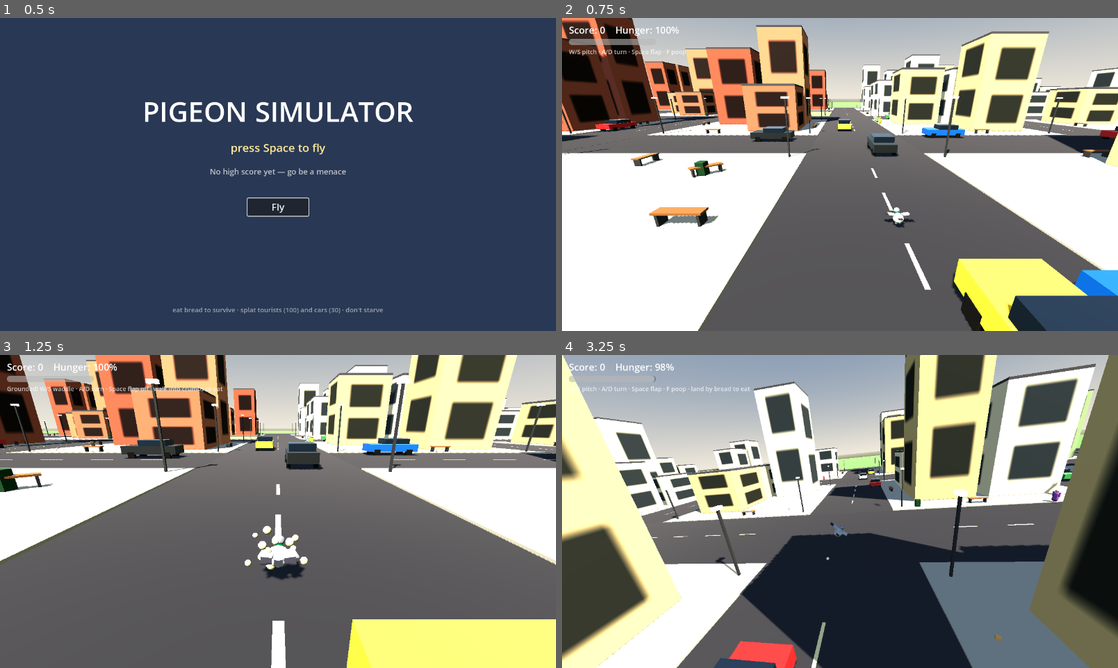
Above: before the commit, frames 1-4 (two rows, left to right).
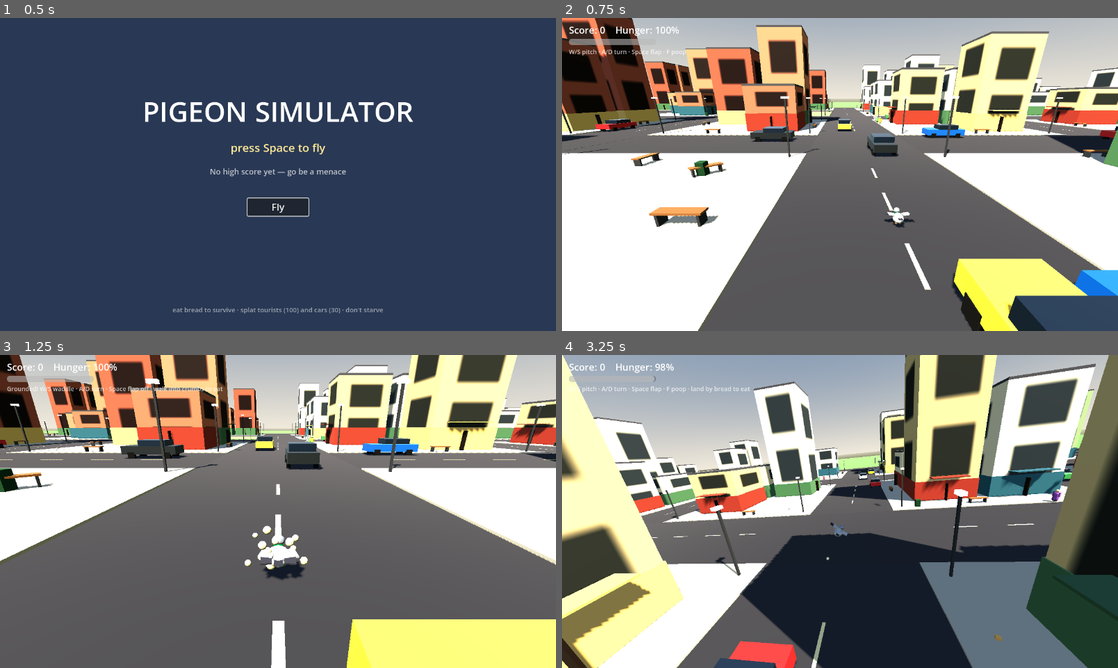
Above: after the commit, the same moments.

Repository: seandmatthews/pigeon-simulator
Game: Godot game, scene res://scenes/menu.tscn
The game is run twice, just before and just after one commit, with the same random seed, the same clock (stepped at 60 frames per second) and the same inputs. Sound files missing from this copy of the repository are replaced by a short silence.
Inputs (mouse positions are in pixels of both pictures, inside the frame that each line leads up to):
- Up to frame 1 (0.5 s): no input
- Up to frame 2 (0.75 s): click "Fly" at 0.5 s
- Up to frame 3 (1.25 s): no input
- Up to frame 4 (3.25 s): move the mouse to (962, 495) at 1.27 s; hold D (turn_right) 1.28-2 s; tap F (poop) at 1.35, 2.85 s; click (962, 495) at 1.42 s; tap Space (flap) at 1.52, 1.82 s; drag from (728, 527) to (812, 574) at 2.02 s; move the mouse to (895, 442) at 2.77 s; hold D (turn_right) from 2.78 s (still down)

Frame 1 is identical in both runs. In frame 2, 3.9% of the frame differs, in the area x 0-100%, y 26-48%; in frame 3, 4.2%; in frame 4, 12%, in the area x 0-100%, y 28-100%.

Commit message:
feat(world): shopfront ground floors — banded street level with street-facing doors and awnings (T-017)

Diff:
--- a/scripts/city.gd
+++ b/scripts/city.gd
@@ -34,6 +34,17 @@
 const COLOR_METAL := Color(0.25, 0.26, 0.28)
 const COLOR_BIN := Color(0.16, 0.30, 0.20)
 const COLOR_LAMP_GLOW := Color(1.0, 0.9, 0.6)
+const COLOR_DOOR := Color(0.18, 0.14, 0.12)
+## Ground-floor shopfront palette (T-017): cafés, bakeries, bookshops and delis,
+## so the street level reads as shop rows instead of blank office walls. Kept
+## well apart from all four district families (the harness asserts the means
+## stay > 0.1 apart in RGB).
+const SHOPFRONT_PALETTE: Array[Color] = [
+	Color(0.62, 0.28, 0.22), ## Café red-brown.
+	Color(0.85, 0.72, 0.45), ## Bakery cream.
+	Color(0.34, 0.48, 0.36), ## Bookshop green.
+	Color(0.26, 0.42, 0.48), ## Deli teal.
+]
 
 @export_group("Layout")
 ## Fixed M1 seed — same city every run so runs and scores stay comparable.
@@ -78,6 +89,9 @@
 @export var bench_chance: float = 0.75 ## Chance each block edge gets a bench.
 @export var bin_chance: float = 0.6 ## Chance each block gets a trash bin.
 
+@export_group("Shopfronts")
+@export var awning_chance: float = 0.6 ## Share of buildings whose shop door gets an awning (T-017).
+
 @export_group("Traffic")
 ## Driving-lane center beyond the block edge (m) — ring-road corners sit at
 ## this offset. With the 1.9 m car width this keeps ~0.55 m to the parked
@@ -92,7 +106,9 @@
 ## Hash of the whole generated layout; equal fingerprints mean an identical city.
 var fingerprint: int = 0
 ## One entry per building: `center` (global footprint center), `size` (XZ
-## footprint), `top` (global roof height). Tests and later tickets read this.
+## footprint), `top` (global roof height), plus the T-013 palette members
+## (`district`, `color`) and the T-017 shopfront members (`lot_offset`,
+## `shop_color`, `door_face`, `has_awning`). Tests and later tickets read this.
 var buildings: Array[Dictionary] = []
 ## Summary of the last generation — the sim harness asserts the guarantees on it.
 var last_report: Dictionary = {}
@@ -120,6 +136,11 @@
 	get: return blocks_per_side * block_pitch + road_width
 
 var _rng := RandomNumberGenerator.new()
+## Dedicated stream for the T-017 shopfront decoration: seeding it separately
+## keeps the layout stream (floors, colors, lots, parks, props) byte-identical
+## to the pre-shopfront city — only the decoration and the fingerprint entries
+## it appends are new.
+var _shop_rng := RandomNumberGenerator.new()
 var _meshes: Dictionary = {} ## MultiMesh key -> shared unit BoxMesh for that key.
 var _visuals: Dictionary = {} ## MultiMesh key -> {xfs: Array, colors: Array}.
 var _static_root: Node3D
@@ -142,6 +163,7 @@
 	seed_value = new_seed
 	_clear()
 	_rng.seed = seed_value
+	_shop_rng.seed = seed_value
 	_meshes = {}
 	_visuals = {}
 	_counts = {"buildings": 0, "parks": 0, "benches": 0, "lamps": 0, "bins": 0}
@@ -291,6 +313,9 @@
 		"lamp_post": _unit_box(_flat_material(COLOR_METAL)),
 		"lamp_head": _unit_box(_glow_material(COLOR_LAMP_GLOW)),
 		"bin": _unit_box(_flat_material(COLOR_BIN)),
+		"shopfront": _unit_box(_vertex_color_material()),
+		"awning": _unit_box(_vertex_color_material()),
+		"door": _unit_box(_flat_material(COLOR_DOOR)),
 	}
 
 
@@ -382,10 +407,13 @@
 				kept.append(q)
 		lots = kept ## Duo — one alley through the block.
 	for q in lots:
-		_add_building(center + Vector3(q.x * lot * 0.5, 0.0, q.y * lot * 0.5), footprint, district)
-
-
-func _add_building(base_center: Vector3, footprint: float, district: int) -> void:
+		var lot_offset := Vector2(q.x * lot * 0.5, q.y * lot * 0.5)
+		_add_building(center + Vector3(lot_offset.x, 0.0, lot_offset.y), footprint, district,
+				lot_offset)
+
+
+func _add_building(base_center: Vector3, footprint: float, district: int,
+		lot_offset: Vector2) -> void:
 	var floors := _rng.randi_range(building_floors_min, building_floors_max)
 	var wall_h := floors * floor_height
 	var total_h := wall_h + roof_slab_height
@@ -397,6 +425,7 @@
 	_add_mm("roof", _box_xf(
 			base_center + Vector3(0.0, block_slab_height + wall_h + roof_slab_height * 0.5, 0.0),
 			Vector3(footprint, roof_slab_height, footprint)))
+	var shop := _add_shopfront(base_center, footprint, lot_offset)
 	_add_collider("Buildings",
 			Vector3(footprint, total_h, footprint),
 			base_center + Vector3(0.0, block_slab_height + total_h * 0.5, 0.0))
@@ -406,10 +435,16 @@
 		"top": to_global(Vector3(0.0, block_slab_height + total_h, 0.0)).y,
 		"district": district, ## Which district palette the facade wore (T-013).
 		"color": color, ## The facade color itself — tests assert palette membership (T-013).
+		"lot_offset": lot_offset, ## City-local offset from the block center (T-017 street-face rule).
+		"shop_color": shop.color, ## Ground-floor band color — tests assert palette membership (T-017).
+		"door_face": shop.door_face, ## 0=+x 1=-x 2=+z 3=-z — must be one of the lot's street faces (T-017).
+		"has_awning": shop.has_awning, ## Whether the door got its awning (T-017).
 	})
 	_max_roof = maxf(_max_roof, total_h)
 	_counts.buildings += 1
 	_fp.append(["b", base_center.x, base_center.z, footprint, wall_h, color.r, color.g, color.b])
+	_fp.append(["shop", base_center.x, base_center.z, shop.color.r, shop.color.g, shop.color.b,
+			shop.door_face, 1 if shop.has_awning else 0])
 	## Spawn-plaza guarantee: no footprint may intrude into the clear radius.
 	var half := footprint * 0.5
 	var closest := Vector2(
@@ -417,6 +452,51 @@
 			clampf(_plaza_center.z, base_center.z - half, base_center.z + half))
 	if Vector2(_plaza_center.x, _plaza_center.z).distance_to(closest) < spawn_clear_radius:
 		_plaza_clear = false
+
+
+## Ground-floor shopfront (T-017): a colored band around the whole ground floor,
+## plus a door — and often an awning over it — on ONE street-facing face. All
+## rolls come from the dedicated `_shop_rng`, so the layout stream is untouched.
+## Face indices: 0=+x, 1=-x, 2=+z, 3=-z. The street faces of a lot are the two
+## whose outward normal points away from the block center; the other two look
+## into the `lot_gap` alley, where facing awnings at the same height would
+## interpenetrate. The awning is deliberately visual-only (no collider — see
+## the ticket's Decisions).
+func _add_shopfront(base_center: Vector3, footprint: float, lot_offset: Vector2) -> Dictionary:
+	var shop_color: Color = SHOPFRONT_PALETTE[
+			_shop_rng.randi_range(0, SHOPFRONT_PALETTE.size() - 1)]
+	var band_h := 2.4
+	var band_outset := 0.12
+	_add_mm("shopfront", _box_xf(
+			base_center + Vector3(0.0, block_slab_height + band_h * 0.5, 0.0),
+			Vector3(footprint + band_outset, band_h, footprint + band_outset)), shop_color)
+	var street_faces: Array[int] = []
+	if lot_offset.x > 0.0:
+		street_faces.append(0) ## +x
+	elif lot_offset.x < 0.0:
+		street_faces.append(1) ## -x
+	if lot_offset.y > 0.0:
+		street_faces.append(2) ## +z
+	elif lot_offset.y < 0.0:
+		street_faces.append(3) ## -z
+	var door_face: int = street_faces[_shop_rng.randi_range(0, street_faces.size() - 1)]
+	var face_normal: Vector3 = [Vector3.RIGHT, Vector3.LEFT, Vector3.BACK, Vector3.FORWARD][door_face]
+	var door_size := Vector3(0.95, 2.05, 0.1) if absf(face_normal.x) > 0.5 \
+			else Vector3(0.1, 2.05, 0.95)
+	_add_mm("door", _box_xf(
+			base_center + face_normal * (footprint * 0.5 + band_outset + 0.01)
+					+ Vector3(0.0, block_slab_height + 1.025, 0.0),
+			door_size))
+	var has_awning := _shop_rng.randf() < awning_chance
+	if has_awning:
+		var awn_depth := 1.3
+		var awn_size := Vector3(awn_depth, 0.09, footprint * 0.55) if absf(face_normal.x) > 0.5 \
+				else Vector3(footprint * 0.55, 0.09, awn_depth)
+		_add_mm("awning", _box_xf(
+				base_center + face_normal * (footprint * 0.5 + awn_depth * 0.5)
+						+ Vector3(0.0, block_slab_height + 2.9, 0.0),
+				awn_size), shop_color.darkened(0.15))
+	return {"color": shop_color, "door_face": door_face, "has_awning": has_awning}
 
 
 ## The spawn plaza: an open paved block — benches around a clear middle,
--- a/tests/sim_test.gd
+++ b/tests/sim_test.gd
@@ -91,6 +91,7 @@
 	await _scenario_city_roof()
 	await _scenario_city_sidewalk()
 	await _scenario_city_district_palettes()
+	await _scenario_city_shopfronts()
 	await _scenario_hunger_drain()
 	await _scenario_hunger_game_over()
 	await _scenario_bread_eating()
@@ -586,6 +587,81 @@
 			"members=%s distinct=%s mapping=%s districts_seen=%d/%d" % [
 					members_ok, distinct, mapping_ok,
 					districts_seen.size(), _city.DISTRICT_PALETTES.size()])
+
+
+## --- scenarios (T-017 shopfront ground floors) ------------------------------
+
+
+## Every building wears a ground-floor shop band, a door on one of its two
+## street-facing faces, and the seeded share of awnings; the shopfront palette
+## stays measurably distinct from all four district palettes. Under the fixed
+## seed every roll is deterministic, so coverage is asserted at 100% and the
+## awning count is pinned to the seed's exact draw (104 of 146 = 71.2% for
+## awning_chance 0.6 at seed 20260928 — retune the pin if the chance changes).
+func _scenario_city_shopfronts() -> void:
+	var members_ok := true
+	var doors_on_street := true
+	var awnings := 0
+	for info in _city.buildings:
+		var shop := false
+		for c: Color in _city.SHOPFRONT_PALETTE:
+			shop = shop or (info.shop_color as Color).is_equal_approx(c)
+		members_ok = members_ok and shop
+		## The lot's street faces are the two whose outward normal points away
+		## from the block center; the other two look into the alley.
+		var lot: Vector2 = info.lot_offset
+		var street_faces: Array[int] = []
+		if lot.x > 0.0:
+			street_faces.append(0)
+		elif lot.x < 0.0:
+			street_faces.append(1)
+		if lot.y > 0.0:
+			street_faces.append(2)
+		elif lot.y < 0.0:
+			street_faces.append(3)
+		doors_on_street = doors_on_street and street_faces.has(int(info.door_face))
+		if info.has_awning:
+			awnings += 1
+	var count := _city.buildings.size()
+	var awn_share := float(awnings) / float(maxi(count, 1))
+	## Shop palette vs district palette means — mirrors the T-013 distinctness read.
+	var shop_mean := Color(0.0, 0.0, 0.0)
+	for c: Color in _city.SHOPFRONT_PALETTE:
+		shop_mean += c
+	shop_mean /= float(_city.SHOPFRONT_PALETTE.size())
+	var palette_distinct := true
+	for palette: Array in _city.DISTRICT_PALETTES:
+		var sum := Color(0.0, 0.0, 0.0)
+		for c: Color in palette:
+			sum += c
+		var mean := sum / float(palette.size())
+		var shop_v := Vector3(shop_mean.r, shop_mean.g, shop_mean.b)
+		var district_v := Vector3(mean.r, mean.g, mean.b)
+		palette_distinct = palette_distinct and shop_v.distance_to(district_v) > 0.1
+	var coverage_ok := count > 0 and members_ok and doors_on_street and palette_distinct
+	## The seed's exact deterministic draw — an extra (or missing) _shop_rng roll
+	## anywhere upstream would shift this count and fail here.
+	var awn_ok := awnings == 104
+	_check("city_shopfronts_present", coverage_ok and awn_ok,
+			"buildings=%d members=%s doors_on_street=%s palette_distinct=%s awnings=%d (%.1f%%)"
+					% [count, members_ok, doors_on_street, palette_distinct,
+					awnings, awn_share * 100.0])
+	## Same seed → every shopfront roll reproduces identically.
+	var default_seed: int = _city.seed_value
+	var snapshot: Array = []
+	for info in _city.buildings:
+		snapshot.append([info.shop_color, info.door_face, info.has_awning])
+	_city.generate(default_seed)
+	var reproduced := snapshot.size() == _city.buildings.size()
+	if reproduced:
+		for i in snapshot.size():
+			var info: Dictionary = _city.buildings[i]
+			var same_color: bool = (snapshot[i][0] as Color).is_equal_approx(info.shop_color)
+			var same_face: bool = snapshot[i][1] == int(info.door_face)
+			var same_awning: bool = snapshot[i][2] == bool(info.has_awning)
+			reproduced = reproduced and same_color and same_face and same_awning
+	_check("city_shopfronts_deterministic", reproduced,
+			"snapshot %d vs regenerated %d" % [snapshot.size(), _city.buildings.size()])
 
 
 ## --- scenarios (T-005 bread & hunger) --------------------------------------
Not shown, changed: VERIFICATION.md
Not shown, changed: docs/tickets/README.md
Not shown, added: docs/tickets/T-017-shopfronts.md
